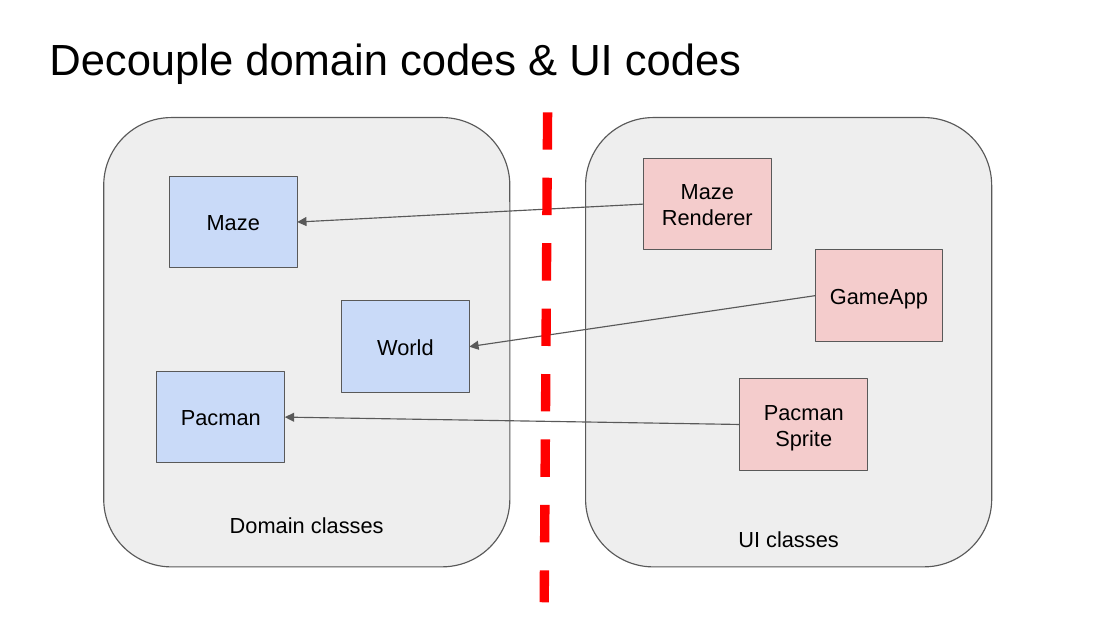
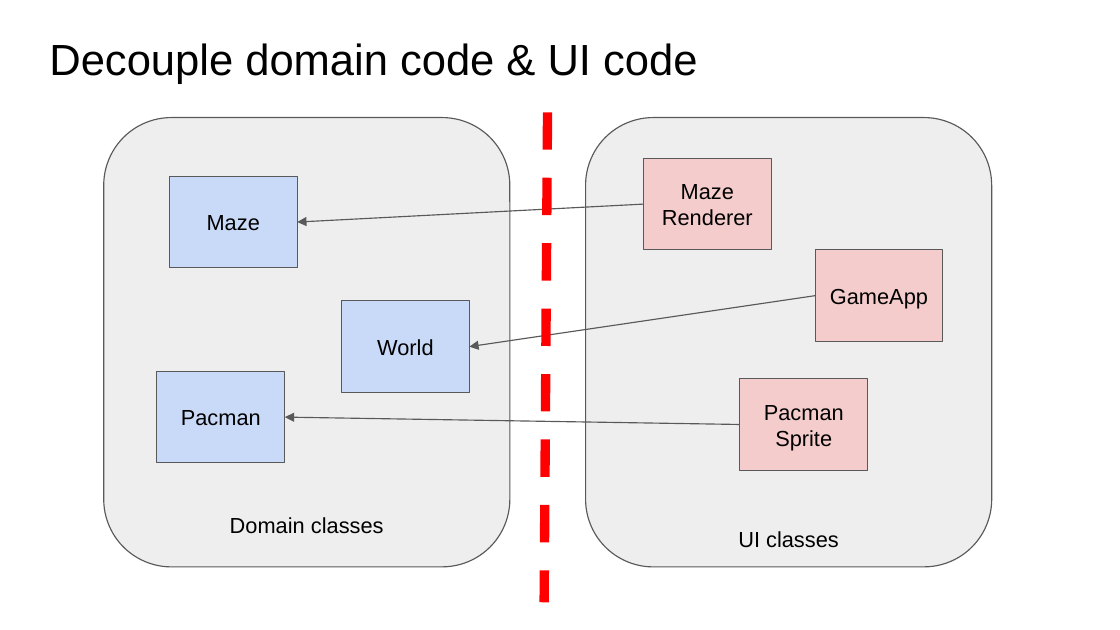
Before and after one commit to cpske/ISP, a slide deck: slide 7 of testing/Testability-Jittat-prog2.odp. Drawn at 1120x630 pixels with LibreOffice and Linux fonts; fonts in the diff are those of the drawing. Boxes give left, top, right and bottom in pixels: in the first picture for what was removed or moved away, otherwise in the second. Text is boxed around its words. In the diff, an @@ line names an element or a change of style, - is before the commit and + after.

```diff
--- a/testing/Testability-Jittat-prog2.odp
+++ b/testing/Testability-Jittat-prog2.odp
@@ title at box(49, 43, 697, 84): text changed @@
-Decouple domain codes & UI codes
+Decouple domain code & UI code
```
Also in this commit, not shown: 1 other slide changed, 6 other files.
